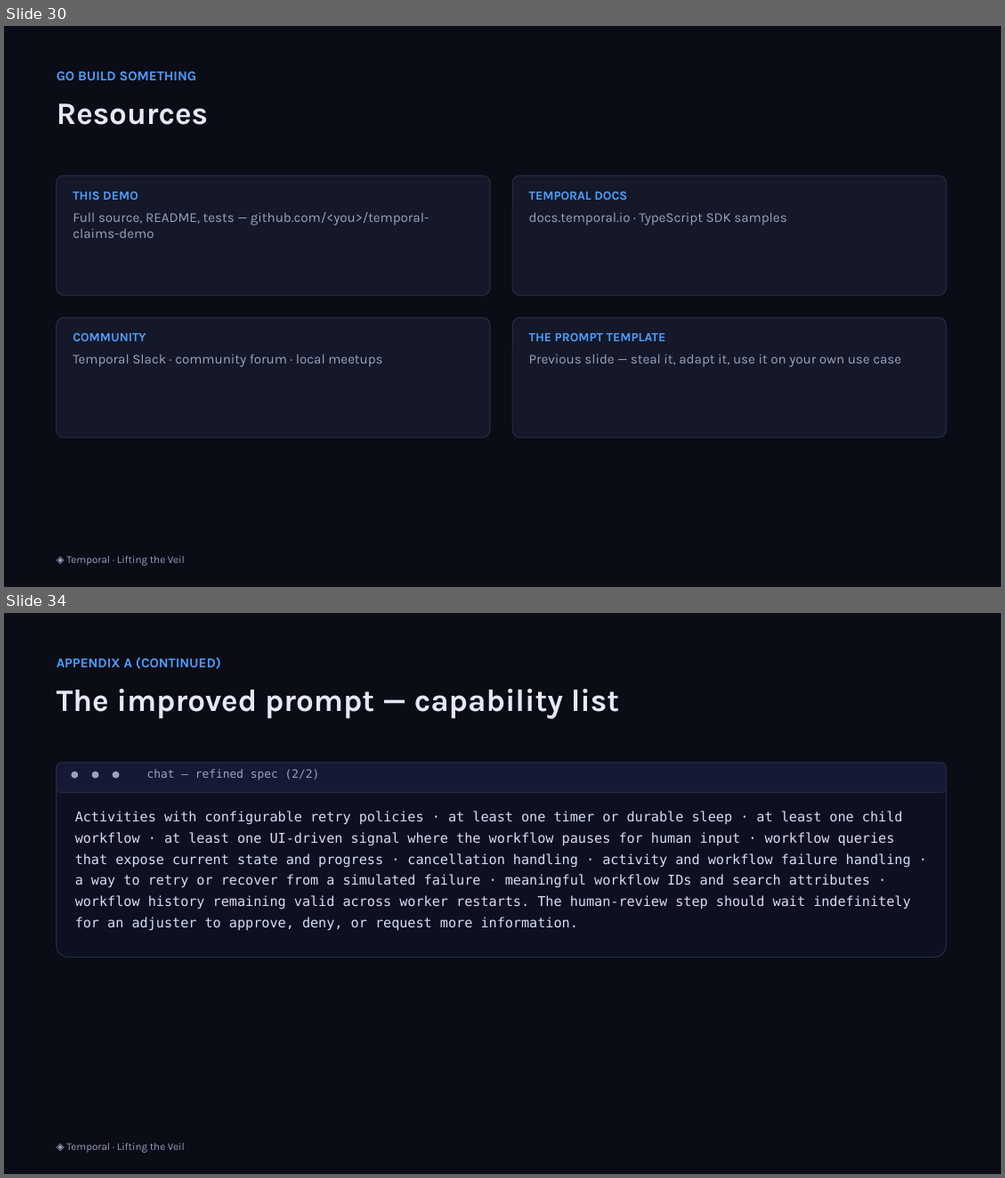
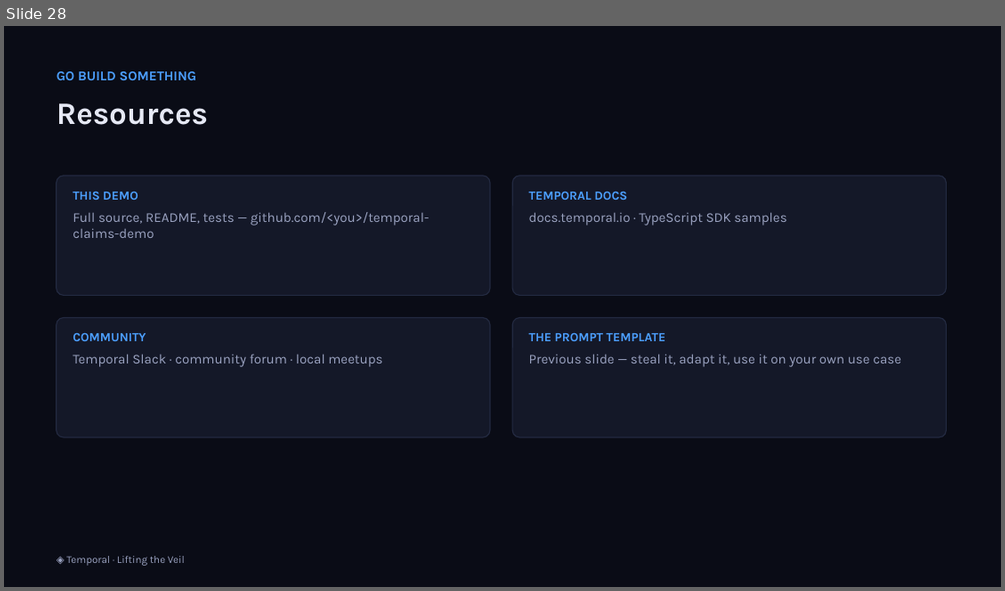
Before and after one commit to simy307/temporal-claims-demo, a slide deck: presentation/Lifting-the-Veil-Temporal-Talk.pptx. Shown one above the other, each under a label of ours: slides 30 and 34 before the commit, slide 28 after it; the slides between them are not shown. The pictures are 1005x1178 and 1005x591 pixels, drawn with LibreOffice and Linux fonts; fonts in the diff are those of the drawing. Boxes give left, top, right and bottom in pixels: in the first picture for what was removed or moved away, otherwise in the second. Text is boxed around its words. In the diff, an @@ line names an element or a change of style, - is before the commit and + after.

```diff
--- a/presentation/Lifting-the-Veil-Temporal-Talk.pptx
+++ b/presentation/Lifting-the-Veil-Temporal-Talk.pptx
@@ slide 34 removed at (4, 613, 1001, 1174), background #FFFFFF @@
@@ rectangle removed at (4, 613, 1001, 1174) @@
@@ text removed at (57, 657, 221, 669) @@
-APPENDIX A (CONTINUED)
@@ text removed at (57, 689, 619, 719) @@
-The improved prompt — capability list
@@ rounded rectangle removed at (57, 763, 947, 957) @@
@@ rounded rectangle removed at (57, 763, 947, 793) @@
@@ text removed at (147, 769, 320, 780) @@
-● ● ● chat — refined spec (2/2)
@@ text removed at (75, 811, 911, 930) @@
-Activities with configurable retry policies · at least one timer or durable sleep · at least one child workflow · at least one UI-driven signal where the workflow pauses for human input · workflow queries that expose current state and progress · cancellation handling · activity and workflow failure handling · a way to retry or recover from a simulated failure · meaningful workflow IDs and search attributes · workflow history remaining valid across worker restarts. The human-review step should wait indefinitely for an adjuster to approve, deny, or request more information.
@@ text removed at (66, 1143, 185, 1152) @@
-◈ Temporal · Lifting the Veil
@@ what was slide 30 is now slide 28 @@
```
Also in this commit, not shown: 2 slides changed, 5 other slides removed, 3 other files.
